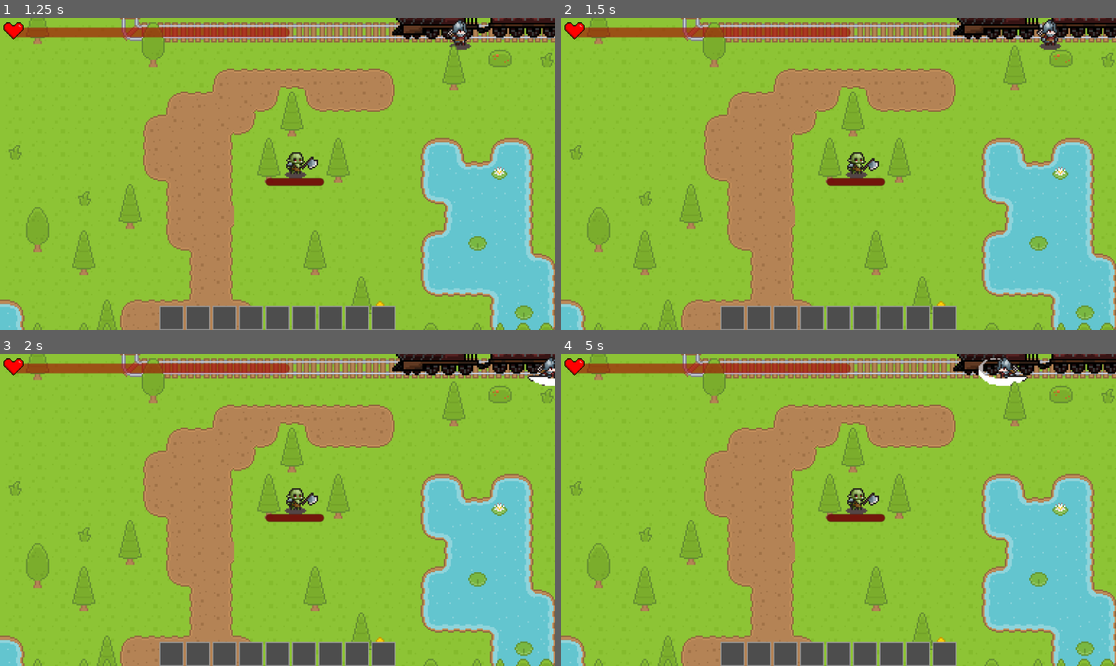
Above: before the commit, frames 1-4 (two rows, left to right).
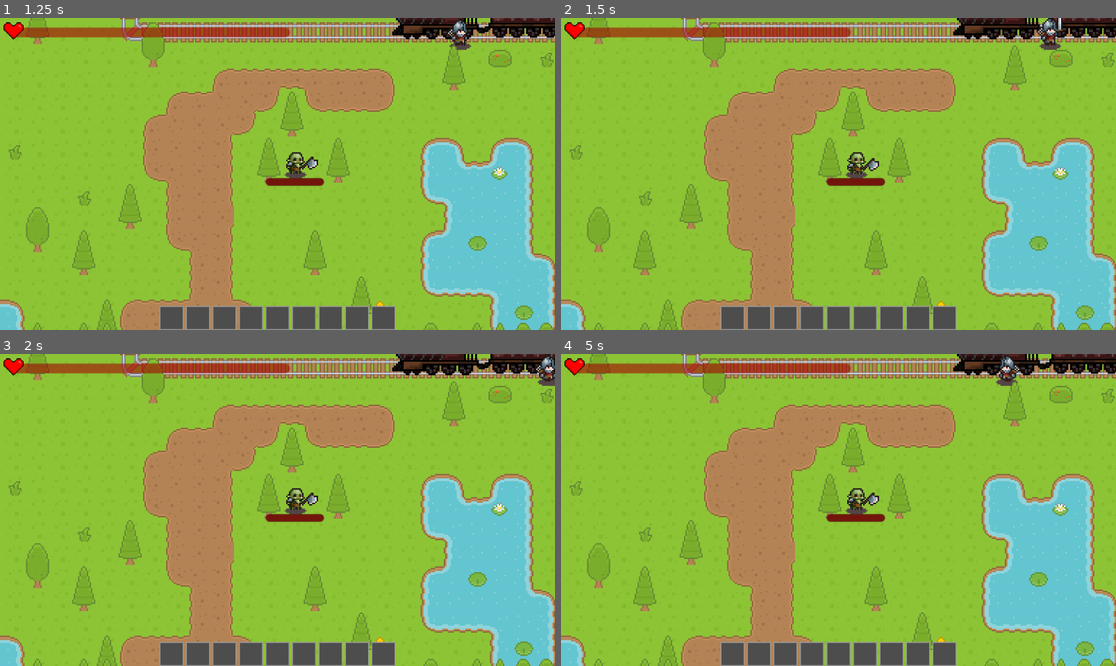
Above: after the commit, the same moments.

Repository: EyeAmTheOne/CS180_Project
Game: Godot game, scene res://ui/menus/MainMenu.tscn
Same seed, same stepped clock (60 frames per second), same inputs: the game is played once before the commit and once after it.
Inputs:
- Up to frame 1 (1.25 s): click "Start" at 0.5 s
- Up to frame 2 (1.5 s): hold D (right) from 1.28 s (still down); tap F (attack) at 1.35 s
- Up to frame 3 (2 s): keep holding D (right)
- Up to frame 4 (5 s): release D (right) at 2.03 s; hold S (down) 2.03-2.78 s; tap F (attack) at 2.1, 3.05, 3.6, 4.35 s; hold D (right) 2.78-3.53 s; tap E (interact) at 2.85 s; hold W (up) 3.53-4.28 s; hold A (left) from 4.28 s (still down)

Frame 1 is identical in both runs. In frame 2, 0.2% of the frame differs, in the area x 85-91%, y 0-9%; in frame 3, 0.3%; in frame 4, 0.4%, in the area x 75-85%, y 0-11%.

Commit message:
Combat tweaks
Make combat feel more energetic:
*Speed up hurt animations
*Speed up attack animations
*Adjust invulnerability time to be more challenging

Diff:
--- a/player/Player.tscn
+++ b/player/Player.tscn
@@ -249,6 +249,7 @@
 
 [sub_resource type="Animation" id="Animation_06mnu"]
 resource_name = "Attack"
+length = 0.5
 tracks/0/type = "value"
 tracks/0/imported = false
 tracks/0/enabled = true
@@ -256,7 +257,7 @@
 tracks/0/interp = 1
 tracks/0/loop_wrap = true
 tracks/0/keys = {
-"times": PackedFloat32Array(0.3, 0.8666667),
+"times": PackedFloat32Array(0.06666666, 0.4),
 "transitions": PackedFloat32Array(1, 1),
 "update": 0,
 "values": [0, 5]
@@ -280,7 +281,7 @@
 tracks/2/interp = 1
 tracks/2/loop_wrap = true
 tracks/2/keys = {
-"times": PackedFloat32Array(0.6, 1),
+"times": PackedFloat32Array(0.16666669, 0.4666667),
 "transitions": PackedFloat32Array(1, 1),
 "update": 1,
 "values": [false, true]
@@ -288,6 +289,7 @@
 
 [sub_resource type="Animation" id="Animation_ndjxb"]
 resource_name = "Hurt"
+length = 0.75
 tracks/0/type = "value"
 tracks/0/imported = false
 tracks/0/enabled = true
@@ -420,6 +422,7 @@
 
 [node name="Player_Health" type="Node" parent="."]
 script = ExtResource("3_83hs8")
+inv_time = 1.0
 metadata/_custom_type_script = "uid://bl7jd0cbw38h"
 
 [node name="AnimationPlayer" type="AnimationPlayer" parent="."]
--- a/player/player.gd
+++ b/player/player.gd
@@ -22,12 +22,12 @@
 	velocity = input_direction * speed
 
 func get_orientation():
-	if velocity[0] > 0:
+	if velocity[0] > 0 and !current_attack:
 		# Look left
 		animated_sprite.flip_h = false
 		# Flip weapon hitbox to the left
 		hitbox.position[0] = abs(hitbox.position[0])
-	elif velocity[0] < 0:
+	elif velocity[0] < 0 and !current_attack:
 		# Look right
 		animated_sprite.flip_h = true
 		# Flip weapon hitbox to the right
--- a/project.godot
+++ b/project.godot
@@ -53,6 +53,7 @@
 "deadzone": 0.2,
 "events": [Object(InputEventKey,"resource_local_to_scene":false,"resource_name":"","device":0,"window_id":0,"alt_presse …(189 unchanged characters)…
 , Object(InputEventMouseButton,"resource_local_to_scene":false,"resource_name":"","device":-1,"window_id":0,"alt_presse …(244 unchanged characters)…
+, Object(InputEventKey,"resource_local_to_scene":false,"resource_name":"","device":-1,"window_id":0,"alt_pressed":false,"shift_pressed":false,"ctrl_pressed":false,"meta_pressed":false,"pressed":false,"keycode":0,"physical_keycode":74,"key_label":0,"unicode":106,"location":0,"echo":false,"script":null)
 ]
 }
 interact={
--- a/systems/ai/Enemy.tscn
+++ b/systems/ai/Enemy.tscn
@@ -243,6 +243,7 @@
 
 [sub_resource type="Animation" id="Animation_axoif"]
 resource_name = "Attack"
+length = 0.9
 tracks/0/type = "value"
 tracks/0/imported = false
 tracks/0/enabled = true
@@ -262,7 +263,7 @@
 tracks/1/interp = 1
 tracks/1/loop_wrap = true
 tracks/1/keys = {
-"times": PackedFloat32Array(0.1, 1),
+"times": PackedFloat32Array(0.1, 0.6666667),
 "transitions": PackedFloat32Array(1, 1),
 "update": 0,
 "values": [0, 5]
@@ -274,7 +275,7 @@
 tracks/2/interp = 1
 tracks/2/loop_wrap = true
 tracks/2/keys = {
-"times": PackedFloat32Array(0.6, 1),
+"times": PackedFloat32Array(0.26666668, 0.76666665),
 "transitions": PackedFloat32Array(1, 1),
 "update": 1,
 "values": [false, true]
@@ -282,6 +283,7 @@
 
 [sub_resource type="Animation" id="Animation_iac14"]
 resource_name = "Hurt"
+length = 0.6
 tracks/0/type = "value"
 tracks/0/imported = false
 tracks/0/enabled = true
@@ -383,7 +385,7 @@
 
 [node name="Enemy_Health" type="Node" parent="."]
 script = ExtResource("6_cx27q")
-inv_time = 0.0
+inv_time = 0.5
 metadata/_custom_type_script = "uid://bl7jd0cbw38h"
 
 [node name="AnimationPlayer" type="AnimationPlayer" parent="."]
